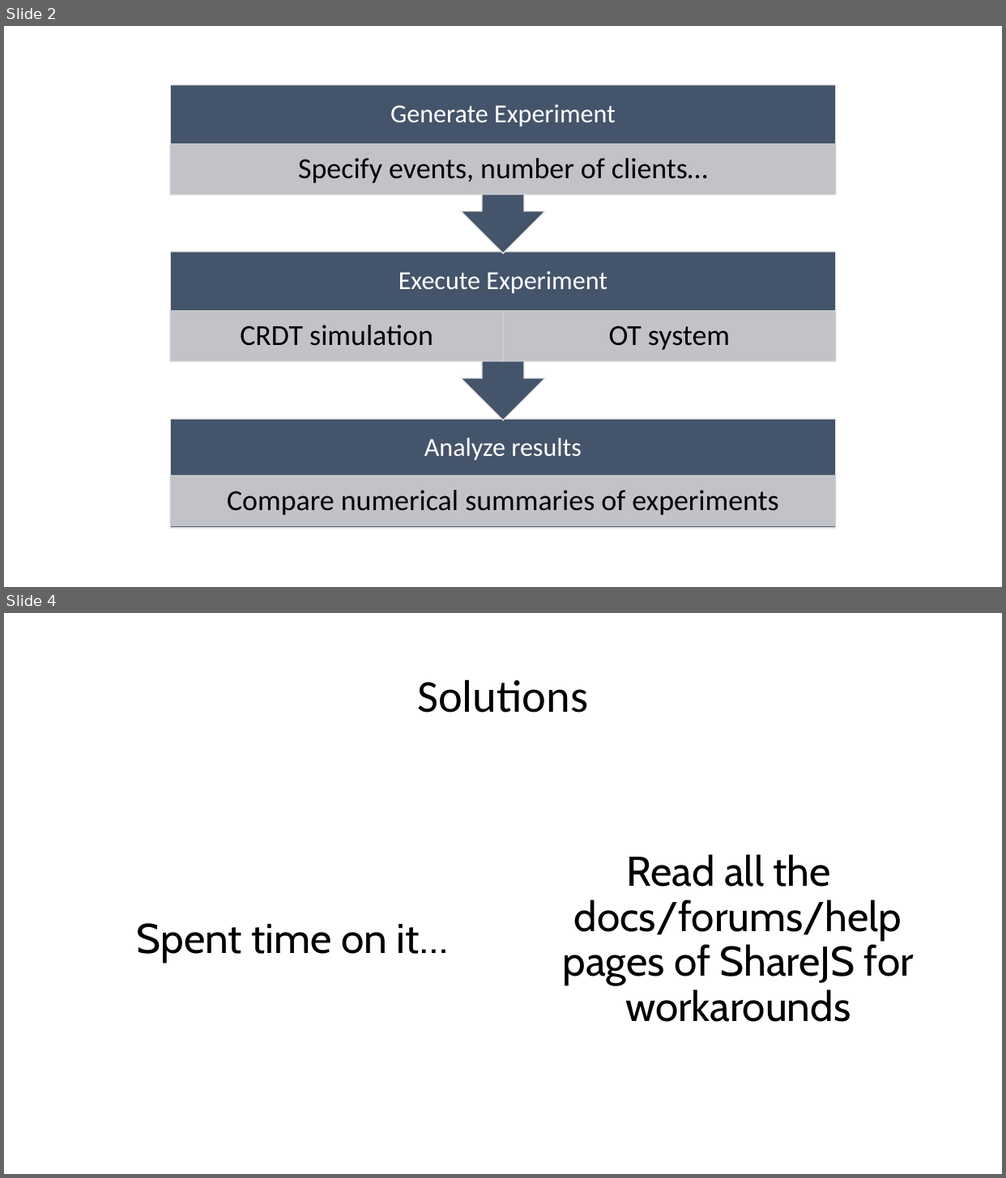
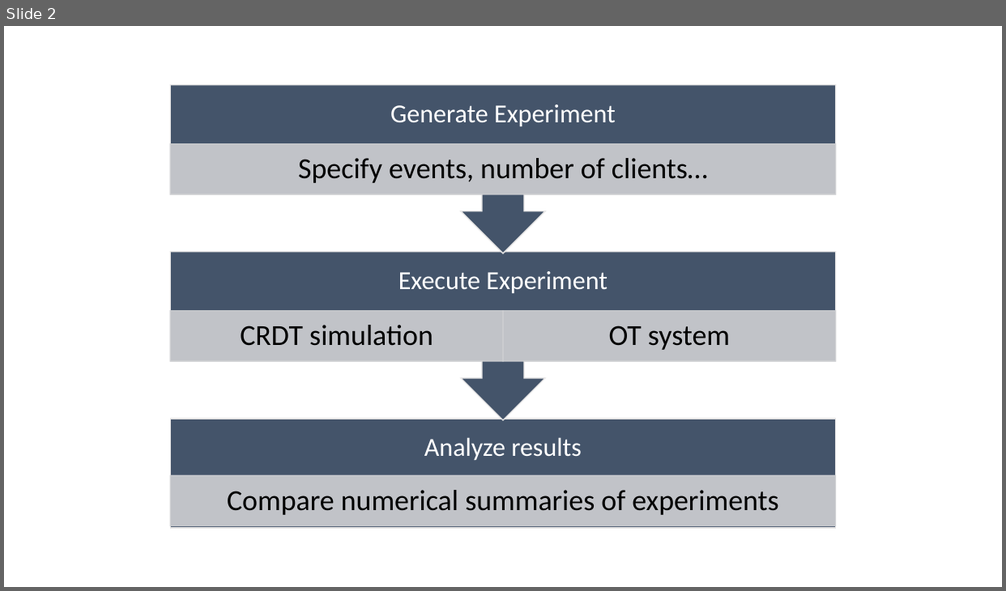
Before and after one commit to flyingsilverfin/PartII_Dissertation, a slide deck: progress_report/presentation.pptx. Shown one above the other, each under a label of ours: slides 2 and 4 before the commit, slide 2 after it; the slides between them are not shown. The pictures are 1006x1178 and 1006x591 pixels, drawn with LibreOffice and Linux fonts; fonts in the diff are those of the drawing. Boxes give left, top, right and bottom in pixels: in the first picture for what was removed or moved away, otherwise in the second. Text is boxed around its words. In the diff, an @@ line names an element or a change of style, - is before the commit and + after.

```diff
--- a/progress_report/presentation.pptx
+++ b/progress_report/presentation.pptx
@@ slide 4 removed at <box>4,613,1002,1174</box>, background #FFFFFF @@
@@ title removed at <box>417,679,588,713</box> @@
-Solutions
@@ text removed at <box>563,854,914,1022</box> @@
-Read all the docs/forums/help pages of ShareJS for workarounds
@@ text removed at <box>137,923,448,962</box> @@
-Spent time on it…
```
Also in this commit, not shown: 2 slides changed, 1 slide added, 47 other files.
